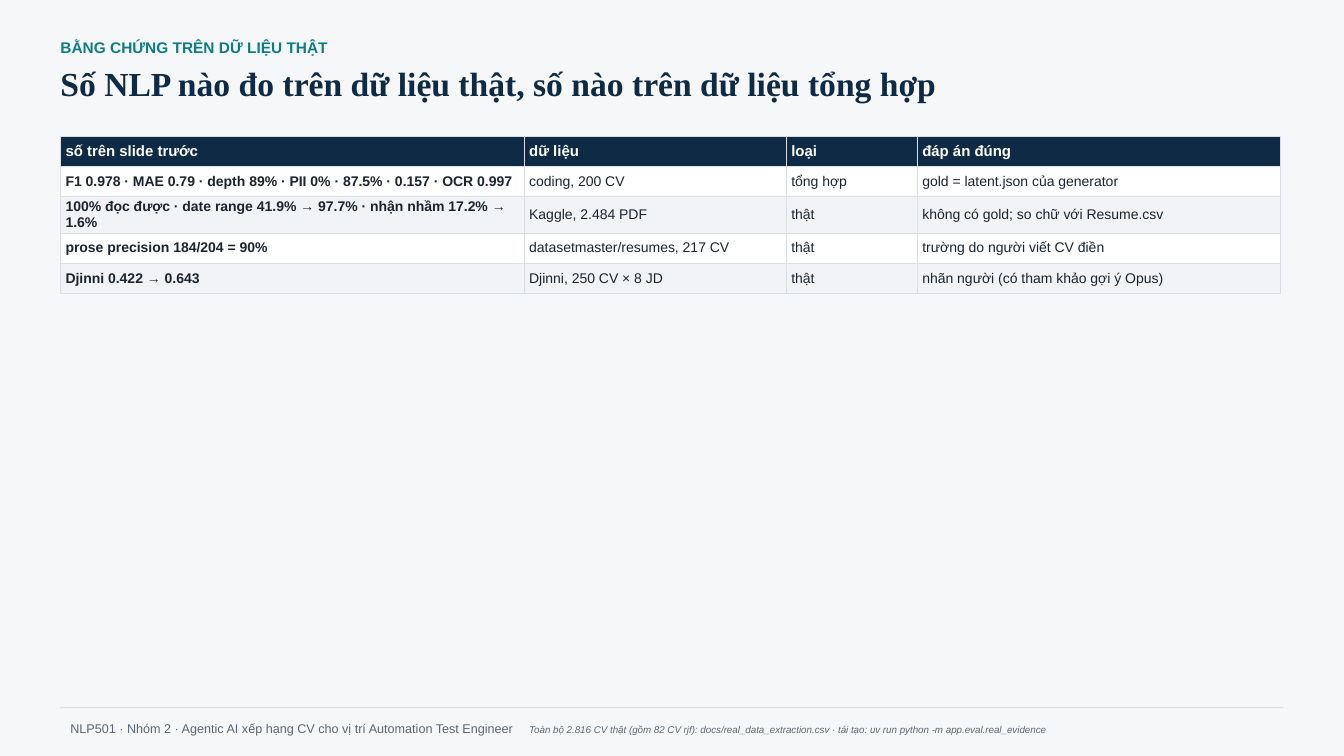
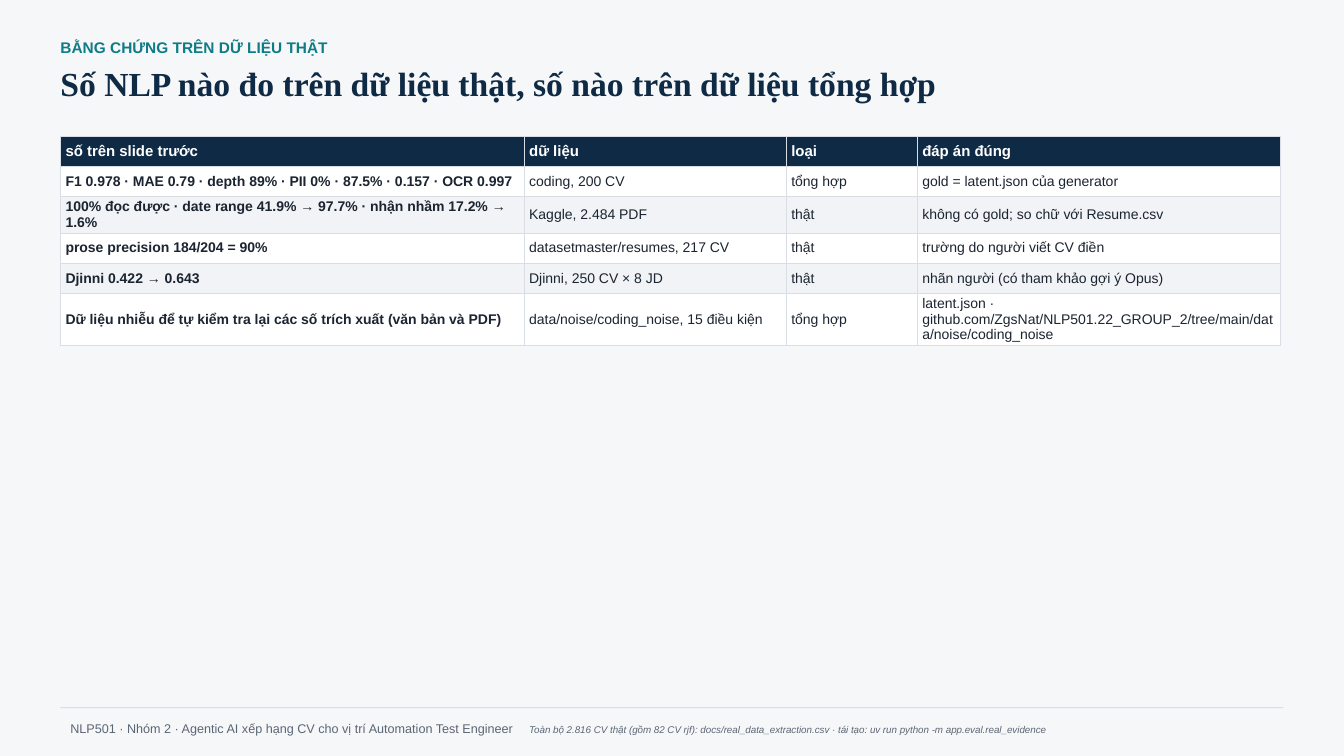
Before and after one commit to ZgsNat/NLP501.22_GROUP_2, a slide deck: slide 27 of NLP501_Nhom2_BaoCaoCuoiKy_v14.pptx. Drawn at 1344x756 pixels with LibreOffice and Linux fonts; fonts in the diff are those of the drawing. Boxes give left, top, right and bottom in pixels: in the first picture for what was removed or moved away, otherwise in the second. Text is boxed around its words. In the diff, an @@ line names an element or a change of style, - is before the commit and + after.

Commit message:
docs(deck): v14 links the noisy dataset (data/noise/coding_noise)
Slides 26 and 27 add a row for the E33 noisy CVs (text and PDF, same gold) with the
GitHub link; no number on the deck changes.

```diff
--- a/NLP501_Nhom2_BaoCaoCuoiKy_v14.pptx
+++ b/NLP501_Nhom2_BaoCaoCuoiKy_v14.pptx
@@ table at [60, 136, 1280, 346] @@
+row 6: Dữ liệu nhiễu để tự kiểm tra lại các số trích xuất (văn bản và PDF) | data/noise/coding_noise, 15 điều kiện | tổng hợp | latent.json · github.com/ZgsNat/NLP501.22_GROUP_2/tree/main/data/noise/coding_noise
```
Also in this commit, not shown: 1 other slide changed, 1 other file.
